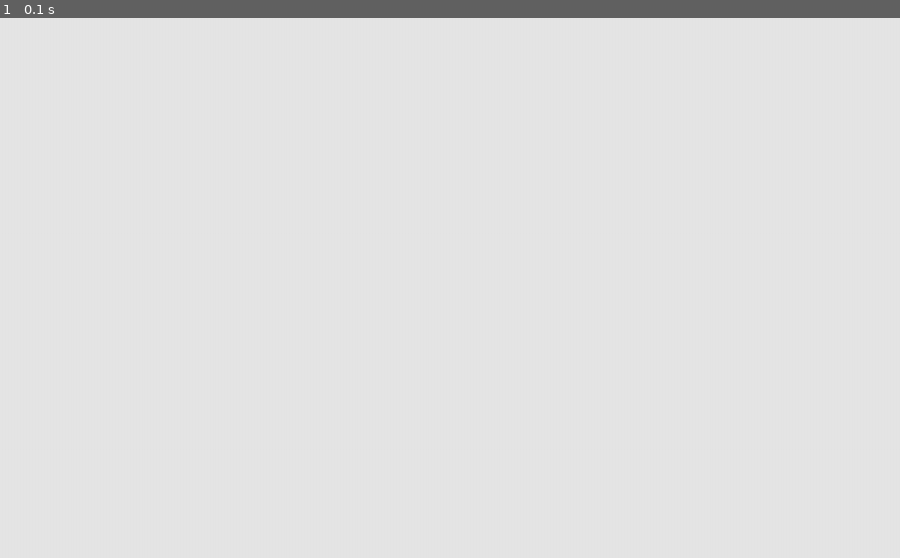
Above: before the commit, frame 1.
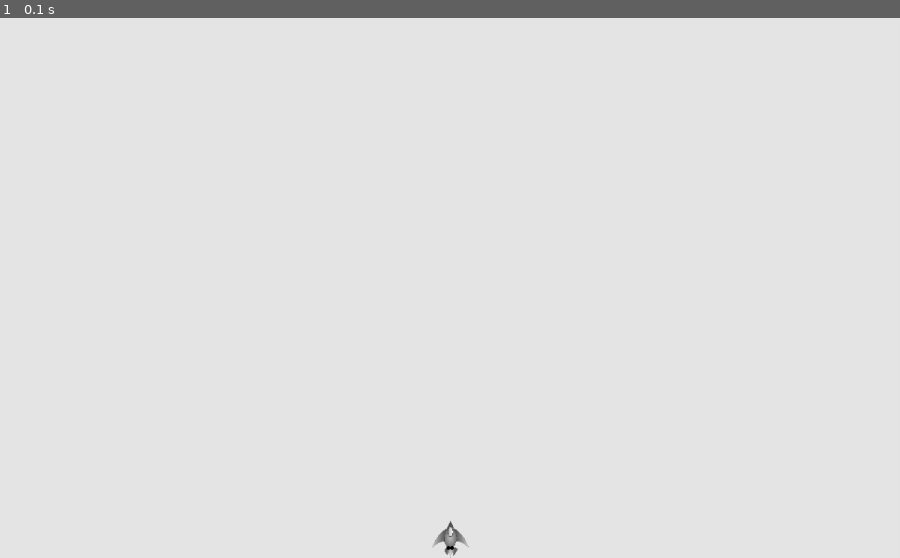
Above: after the commit, the same moment.

Repository: AlFeVval/alienInvasion_Pygame
Game: pygame game, started from alien_invasion.py
Two runs of this game, one before a commit and one after it. Both use one fixed random seed, a clock stepped at 60 frames per second and the inputs below.
Inputs:
- Up to frame 1 (0.1 s): no input

The runs differ from the first frame. In frame 1, 0.1% of the frame differs, in the area x 48-53%, y 93-100%.

Commit message:
Ship sprite & display on screen

Diff:
--- a/alien_invasion.py
+++ b/alien_invasion.py
@@ -2,6 +2,7 @@
 import pygame
 
 from settings import Settings
+from ship import Ship
 
 def run_game():
     #Game init and create screen object
@@ -10,6 +11,10 @@
     screen = pygame.display.set_mode(
         (ai_settings.screen_width,ai_settings.screen_height))
     pygame.display.set_caption("Alien Invasion")
+
+    #Make a ship
+    ship = Ship(screen, 50,50)
+
     #Start game loop
     while True:
         #Watch for keyboard and mouse events
@@ -19,6 +24,9 @@
 
         #Redraw the screen during each pass through the loop
         screen.fill(ai_settings.bg_color)
+
+        ship.blitme()
+
         #Make the most recently drawn screen visible
         pygame.display.flip()
 
--- /dev/null
+++ b/ship.py
@@ -0,0 +1,21 @@
+import pygame
+
+class Ship():
+
+    def __init__(self, screen, width, height):
+        """ Initialize the ship and set its position """
+        self.screen = screen
+
+        #Load the ship image and get its rect
+        og_img = pygame.image.load('sprites/ship.png')
+        self.image = pygame.transform.scale(og_img, (width, height))
+        self.rect = self.image.get_rect()
+        self.screen_rect = screen.get_rect()
+
+        #Start new ship at the bottom center of the screen
+        self.rect.centerx = self.screen_rect.centerx
+        self.rect.bottom = self.screen_rect.bottom
+
+    def blitme(self):
+        """ Draw the ship at the current location """
+        self.screen.blit(self.image, self.rect)
Binary file added: sprites/ship.png
